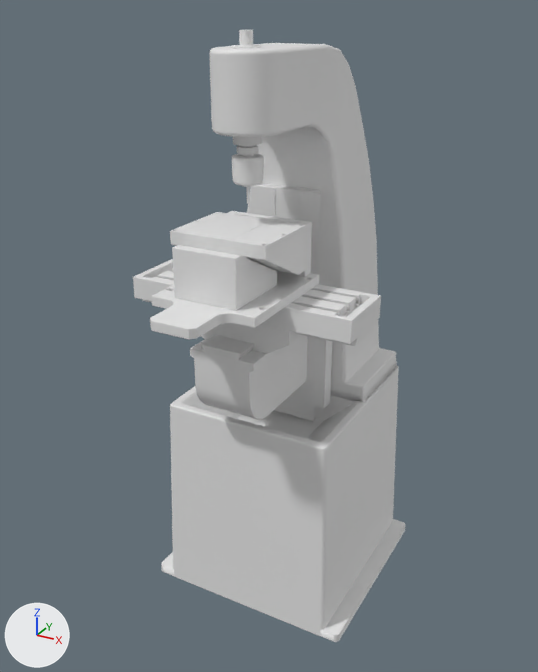
One commit to the Blender file CNC3Axis/CNC3Axis.blend: the scene before it, then after it.
One viewpoint serves both versions: a 50 mm lens placed at (734.0, -1440.0, 1335.0), pointed at (1.0, -106.0, 668.0). The axes (+X, +Y, +Z) are drawn at lower left. The lights are the same throughout. The first picture is the older version.

Objects in the first picture: 'AxisZ.Base', 'AxisZ.Base.B', 'AxisZ.Mount', 'Kokubo.AxisX', 'Kokubo.AxisY', 'Kokubo.AxisZ', 'Kokubo.Base', 'Kokubo.Spindle'.
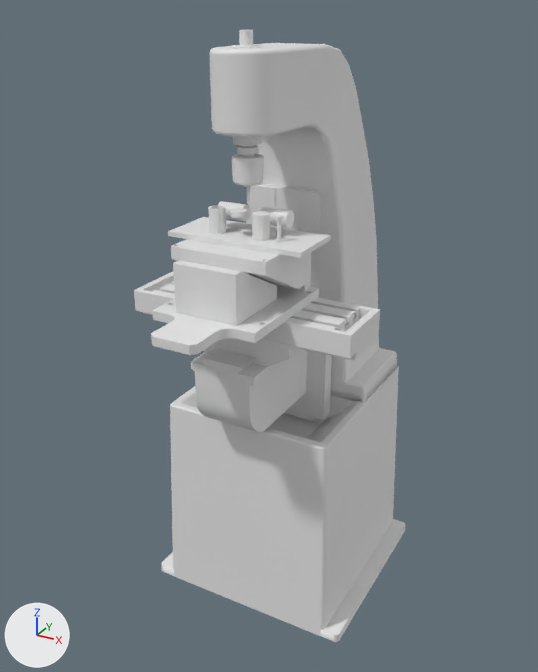
ob_axisz_group is not drawn itself; it is the parent of ob_axisz_base, ob_axisz_base_b.

The change, as a list of edits to the scene's bpy script:
```text
Add me_foil:
    me_foil.from_pydata(...)  # 514 vertices, 659 faces; spans x -1.5..1.5, y -0.3..1.0, z 0.0..12.0
    me_foil.polygons.foreach_set('use_smooth', [True] * 659)
Change ob_axisz_group:
    ob_axisz_group.location: (0.0, -97.0, 808.0) -> (0.0, -97.0, 778.0)
Change ob_axisz_mount:
    ob_axisz_mount.location: (0.0, -97.0, 808.0) -> (0.0, -97.0, 778.0)
Change ob_kokubo_axisx:
    ob_kokubo_axisx.location: (0.0, 0.0, 0.0) -> (0.0, 0.0, -30.0)
Change ob_kokubo_axisz:
    ob_kokubo_axisz.location: (0.0, 0.0, 0.0) -> (0.0, 0.0, -30.0)
Add ob_foil:
    ob_foil = bpy.data.objects.new('Foil', me_foil)
    ob_foil.location = (0.0, -225.0, 914.0)
    ob_foil.scale = (100.0, 100.0, 5.0)
```

Changed parts and their boxes [x1, y1, x2, y2] in the pictures (538 x 672 px):
'Kokubo.AxisZ', moved: before [190, 335, 333, 419]; after [191, 348, 332, 432]
'Kokubo.AxisX', moved: before [133, 259, 381, 346]; after [134, 271, 380, 361]
'AxisZ.Base', moved: before [150, 211, 319, 339]; after [151, 252, 319, 355]
'AxisZ.Mount', moved: before [170, 212, 307, 275]; after [171, 239, 306, 289]
'AxisZ.Base.B', moved: before [172, 245, 277, 311]; after [173, 260, 277, 326]
'Foil', added: after [168, 201, 331, 258]
